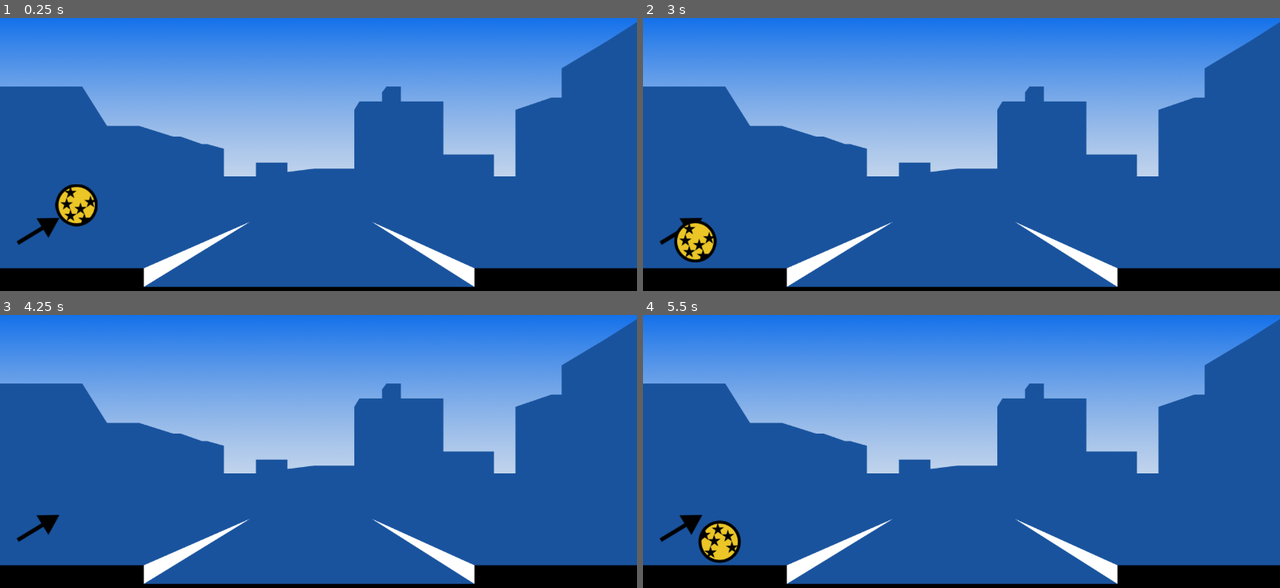
Above: before the commit, frames 1-4 (two rows, left to right).
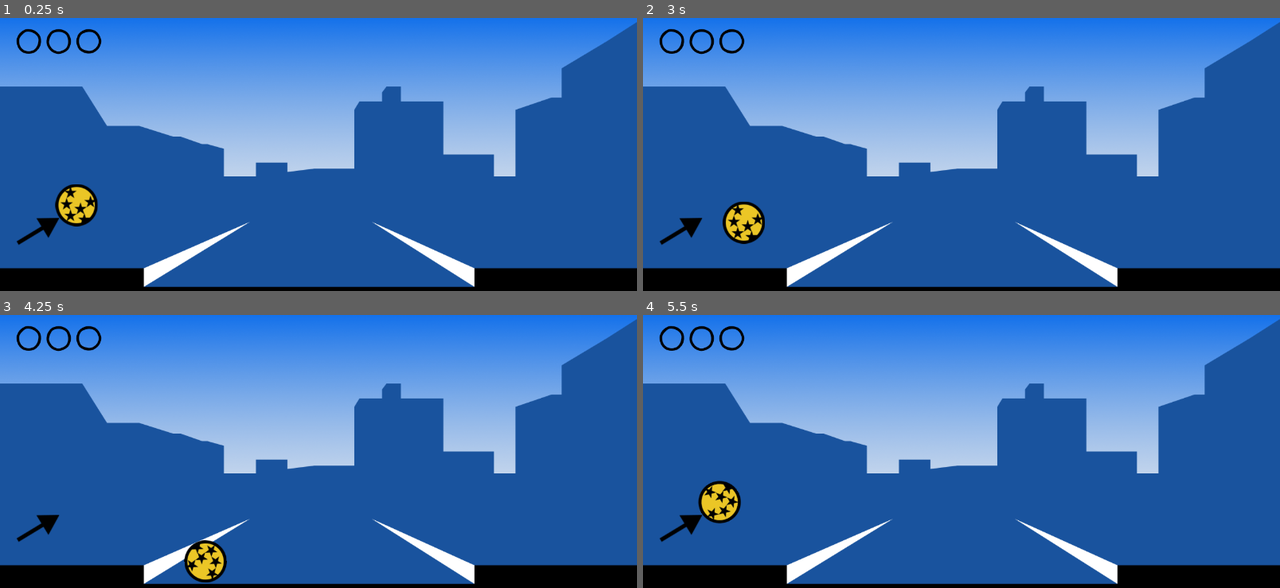
Above: after the commit, the same moments.

Repository: Ravenyy/Godot-Curbs
Game: Godot game, scene res://src/Main.tscn
Same seed, same stepped clock (60 frames per second), same inputs: the game is played once before the commit and once after it.
Inputs (mouse positions are in pixels of both pictures, inside the frame that each line leads up to):
- Up to frame 1 (0.25 s): no input
- Up to frame 2 (3 s): tap Enter at 0.5, 2 s; move the mouse to (1101, 140) at 0.52 s; press the mouse at (1101, 140) at 0.53 s; tap Space at 1.25, 2.75 s; move the mouse to (834, 168) at 1.27 s; release the mouse at (834, 168) at 1.28 s; click (834, 168) at 1.35 s; move the mouse to (1025, 94) at 2.02 s; press the mouse at (1025, 94) at 2.03 s; move the mouse to (929, 209) at 2.77 s; release the mouse at (929, 209) at 2.78 s; click (929, 209) at 2.85 s
- Up to frame 3 (4.25 s): move the mouse to (509, 492) at 3.52 s; press the mouse at (509, 492) at 3.53 s
- Up to frame 4 (5.5 s): move the mouse to (770, 410) at 4.27 s; release the mouse at (770, 410) at 4.28 s; click (770, 410) at 4.35 s; move the mouse to (993, 451) at 5.02 s; press the mouse at (993, 451) at 5.03 s

The runs differ from the first frame. In frame 1, 0.4% of the frame differs, in the area x 2-16%, y 3-14%; in frame 2, 2.0%; in frame 3, 1.2%; in frame 4, 2.0%, in the area x 2-16%, y 3-91%.

Commit message:
punkty da sie zdobyc

Diff:
--- /dev/null
+++ b/scripts/Main.gd
@@ -0,0 +1,52 @@
+extends Node2D
+
+var points = 0
+
+func reset_ball_position(ball = $Ball):
+	ball.set("mode", 1)
+	ball.set("left_curb_touch", false)
+	ball.set("right_curb_touch", false)
+	ball.set("asphalt_touch", false)
+	ball.set("clicked", false)
+	ball.set_position(Vector2(154, 377))
+
+
+func draw_score_dots(points):
+	match(points):
+		1:
+			get_node("Score/PointFull1").show()
+		2:
+			get_node("Score/PointFull2").show()
+		3:
+			get_node("Score/PointFull3").show()
+		0:
+			get_node("Score/PointFull1").hide()
+			get_node("Score/PointFull2").hide()
+			get_node("Score/PointFull3").hide()
+
+
+func _on_Ball_point_scored():
+	points += 1
+	print("points = ", points)
+	if points <= 3:
+		draw_score_dots(points)
+	else:
+		pass
+	yield(get_tree().create_timer(1.5), "timeout")
+	reset_ball_position()
+
+
+func _on_Ball_points_lost():
+	points = 0
+	print("points = ", points)
+	draw_score_dots(points)
+	yield(get_tree().create_timer(1.5), "timeout")
+	reset_ball_position()
+	get_node("Score/PointFull1").hide()
+
+
+func _on_Ball_ball_went_offscreen():
+	points = 0
+	print("points = ", points)
+	draw_score_dots(points)
+	reset_ball_position()
--- a/scripts/Throw.gd
+++ b/scripts/Throw.gd
@@ -3,13 +3,21 @@
 onready var visibility_notifier = get_node("VisibilityNotifier2D")
 var dragging
 var drag_start = Vector2()
-signal touch
+var left_curb_touch = false
+var right_curb_touch = false
+var asphalt_touch = false
+var clicked = false
+signal point_scored
+signal points_lost
+signal ball_went_offscreen
 
 func _input(event):
-	if event.is_action_pressed("click") and not dragging:
+	if event.is_action_pressed("click") && not dragging:
 		dragging = true
 		drag_start = get_global_mouse_position()
-	if event.is_action_released("click") and dragging:
+
+	if event.is_action_released("click") && clicked == false && dragging:
+		clicked = true
 		mode = MODE_RIGID
 		dragging = false
 		var drag_end = get_global_mouse_position()
@@ -18,10 +26,28 @@
 
 
 func _on_VisibilityNotifier2D_screen_exited():
-	mode = MODE_STATIC
-	set_position(Vector2(154, 377))
+	emit_signal("ball_went_offscreen")
 
 
-func _on_Ball_body_entered(body):
-	emit_signal("touch")
-	print("chuj")
+func _on_Ball_body_shape_entered(body_rid, body, body_shape_index, local_shape_index):
+	match(body.name):
+		"LeftCurbBody":
+			if left_curb_touch == false && asphalt_touch == false:
+				left_curb_touch = true
+				print("Left curb touched")
+				emit_signal("points_lost")
+
+		"RightCurbBody":
+			if right_curb_touch == false && left_curb_touch == false && asphalt_touch == false:
+				right_curb_touch = true
+				print("Right curb touched")
+
+		"AsphaltBody":
+			if asphalt_touch == false && left_curb_touch == false && right_curb_touch == true:
+					asphalt_touch = true
+					print("Asphalt touched")
+					emit_signal("point_scored")
+			elif asphalt_touch == false && left_curb_touch == false && right_curb_touch == false:
+				asphalt_touch = true
+				print("Asphalt touched before right curb")
+				emit_signal("points_lost")
--- a/scripts/asphalt_collision.gd
+++ /dev/null
@@ -1,10 +0,0 @@
-extends Node2D
-
-
-onready var ball = get_tree().get_root().find_node("Ball", true, false)
-
-func _on_Area2D_body_entered(body):
-	ball.connect("touch", self, "handle_touch")
-
-func handle_touch():
-	print("Enemy has spotted me")
--- a/scripts/collisions_detector.gd
+++ /dev/null
@@ -1,6 +0,0 @@
-extends Node2D
-signal touch
-
-func _on_Area2D_body_entered(body):
-#func _ready():
-	emit_signal("touch")
--- a/src/Main.tscn
+++ b/src/Main.tscn
@@ -1,5 +1,6 @@
-[gd_scene load_steps=8 format=2]
+[gd_scene load_steps=10 format=2]
 
+[ext_resource path="res://scripts/Main.gd" type="Script" id=1]
 [ext_resource path="res://src/Left_Curb.tscn" type="PackedScene" id=2]
 [ext_resource path="res://assets/street_1.png" type="Texture" id=3]
 [ext_resource path="res://assets/arrow.png" type="Texture" id=4]
@@ -7,8 +8,10 @@
 [ext_resource path="res://src/Right_Curb.tscn" type="PackedScene" id=6]
 [ext_resource path="res://src/Asphalt.tscn" type="PackedScene" id=7]
 [ext_resource path="res://src/Ball.tscn" type="PackedScene" id=8]
+[ext_resource path="res://src/Score_Dots.tscn" type="PackedScene" id=9]
 
 [node name="Main" type="Node2D"]
+script = ExtResource( 1 )
 
 [node name="White Background" type="TextureRect" parent="."]
 margin_left = -6.0
@@ -39,10 +42,10 @@
 [node name="Ball" parent="." instance=ExtResource( 8 )]
 position = Vector2( 154, 377 )
 collision_layer = 0
+contacts_reported = 1
 
 [node name="Asphalt" parent="." instance=ExtResource( 7 )]
 position = Vector2( 577, 568 )
-collision_mask = 0
 
 [node name="Left Curb" parent="." instance=ExtResource( 2 )]
 position = Vector2( -49, 527 )
@@ -51,3 +54,10 @@
 [node name="Right Curb" parent="." instance=ExtResource( 6 )]
 position = Vector2( 1292, 527 )
 collision_mask = 0
+
+[node name="Score" parent="." instance=ExtResource( 9 )]
+position = Vector2( 118, 47 )
+
+[connection signal="ball_went_offscreen" from="Ball" to="." method="_on_Ball_ball_went_offscreen"]
+[connection signal="point_scored" from="Ball" to="." method="_on_Ball_point_scored"]
+[connection signal="points_lost" from="Ball" to="." method="_on_Ball_points_lost"]
--- /dev/null
+++ b/src/Score_Dots.tscn
@@ -0,0 +1,36 @@
+[gd_scene load_steps=7 format=2]
+
+[ext_resource path="res://assets/point_1.png" type="Texture" id=1]
+[ext_resource path="res://assets/point_2.png" type="Texture" id=2]
+[ext_resource path="res://assets/point_1_yellow.png" type="Texture" id=3]
+[ext_resource path="res://assets/point_2_yellow.png" type="Texture" id=4]
+[ext_resource path="res://assets/point_3.png" type="Texture" id=5]
+[ext_resource path="res://assets/point_3_yellow.png" type="Texture" id=6]
+
+[node name="Node2D" type="Node2D"]
+position = Vector2( 249, 128 )
+
+[node name="PointEmpty1" type="Sprite" parent="."]
+position = Vector2( -60, 0 )
+texture = ExtResource( 1 )
+
+[node name="PointFull1" type="Sprite" parent="."]
+visible = false
+position = Vector2( -60, 0 )
+texture = ExtResource( 3 )
+
+[node name="PointEmpty2" type="Sprite" parent="."]
+texture = ExtResource( 2 )
+
+[node name="PointFull2" type="Sprite" parent="."]
+visible = false
+texture = ExtResource( 4 )
+
+[node name="PointEmpty3" type="Sprite" parent="."]
+position = Vector2( 60, 0 )
+texture = ExtResource( 5 )
+
+[node name="PointFull3" type="Sprite" parent="."]
+visible = false
+position = Vector2( 60, 0 )
+texture = ExtResource( 6 )
--- a/src/asphalt.tscn
+++ b/src/asphalt.tscn
@@ -1,17 +1,18 @@
 [gd_scene load_steps=3 format=2]
-
-[sub_resource type="RectangleShape2D" id=1]
-extents = Vector2( 566, 26 )
 
 [sub_resource type="RectangleShape2D" id=2]
 extents = Vector2( 566, 26 )
 
+[sub_resource type="RectangleShape2D" id=3]
+extents = Vector2( 566, 26 )
+
 [node name="Asphalt" type="Area2D"]
-
-[node name="StaticBody2D" type="StaticBody2D" parent="."]
-
-[node name="CollisionShape2D" type="CollisionShape2D" parent="StaticBody2D"]
-shape = SubResource( 1 )
+collision_mask = 0
 
 [node name="CollisionShape2D" type="CollisionShape2D" parent="."]
 shape = SubResource( 2 )
+
+[node name="AsphaltBody" type="StaticBody2D" parent="."]
+
+[node name="CollisionShape2D" type="CollisionShape2D" parent="AsphaltBody"]
+shape = SubResource( 3 )
--- a/src/ball.tscn
+++ b/src/ball.tscn
@@ -10,13 +10,11 @@
 [sub_resource type="CircleShape2D" id=1]
 radius = 42.9535
 
-[sub_resource type="CircleShape2D" id=2]
-radius = 43.1856
-
 [node name="Ball" type="RigidBody2D"]
 mode = 1
 physics_material_override = SubResource( 3 )
 gravity_scale = 8.0
+contact_monitor = true
 script = ExtResource( 2 )
 
 [node name="CollisionShape2D" type="CollisionShape2D" parent="."]
@@ -27,10 +25,5 @@
 
 [node name="VisibilityNotifier2D" type="VisibilityNotifier2D" parent="."]
 
-[node name="Area2D" type="Area2D" parent="."]
-
-[node name="CollisionShape2D" type="CollisionShape2D" parent="Area2D"]
-shape = SubResource( 2 )
-
-[connection signal="body_entered" from="." to="." method="_on_Ball_body_entered"]
+[connection signal="body_shape_entered" from="." to="." method="_on_Ball_body_shape_entered"]
 [connection signal="screen_exited" from="VisibilityNotifier2D" to="." method="_on_VisibilityNotifier2D_screen_exited"]
--- a/src/left_curb.tscn
+++ b/src/left_curb.tscn
@@ -1,17 +1,17 @@
 [gd_scene load_steps=3 format=2]
+
+[sub_resource type="RectangleShape2D" id=2]
+extents = Vector2( 338, 23 )
 
 [sub_resource type="RectangleShape2D" id=1]
 extents = Vector2( 338, 23 )
 
-[sub_resource type="RectangleShape2D" id=2]
-extents = Vector2( 338, 23 )
-
 [node name="Area2D" type="Area2D"]
-
-[node name="StaticBody2D" type="StaticBody2D" parent="."]
-
-[node name="CollisionShape2D" type="CollisionShape2D" parent="StaticBody2D"]
-shape = SubResource( 1 )
 
 [node name="CollisionShape2D" type="CollisionShape2D" parent="."]
 shape = SubResource( 2 )
+
+[node name="LeftCurbBody" type="StaticBody2D" parent="."]
+
+[node name="CollisionShape2D" type="CollisionShape2D" parent="LeftCurbBody"]
+shape = SubResource( 1 )
--- a/src/right_curb.tscn
+++ b/src/right_curb.tscn
@@ -1,17 +1,17 @@
 [gd_scene load_steps=3 format=2]
+
+[sub_resource type="RectangleShape2D" id=2]
+extents = Vector2( 338, 23 )
 
 [sub_resource type="RectangleShape2D" id=1]
 extents = Vector2( 338, 23 )
 
-[sub_resource type="RectangleShape2D" id=2]
-extents = Vector2( 338, 23 )
-
 [node name="Area2D" type="Area2D"]
-
-[node name="StaticBody2D" type="StaticBody2D" parent="."]
-
-[node name="CollisionShape2D" type="CollisionShape2D" parent="StaticBody2D"]
-shape = SubResource( 1 )
 
 [node name="CollisionShape2D" type="CollisionShape2D" parent="."]
 shape = SubResource( 2 )
+
+[node name="RightCurbBody" type="StaticBody2D" parent="."]
+
+[node name="CollisionShape2D" type="CollisionShape2D" parent="RightCurbBody"]
+shape = SubResource( 1 )
Binary file added: assets/point_1.png
Not shown, added: assets/point_1.png.import
Binary file added: assets/point_1_yellow.png
Not shown, added: assets/point_1_yellow.png.import
Binary file added: assets/point_2.png
Not shown, added: assets/point_2.png.import
Binary file added: assets/point_2_yellow.png
Not shown, added: assets/point_2_yellow.png.import
Binary file added: assets/point_3.png
Not shown, added: assets/point_3.png.import
Binary file added: assets/point_3_yellow.png
Not shown, added: assets/point_3_yellow.png.import
(and 1 more such lines)
